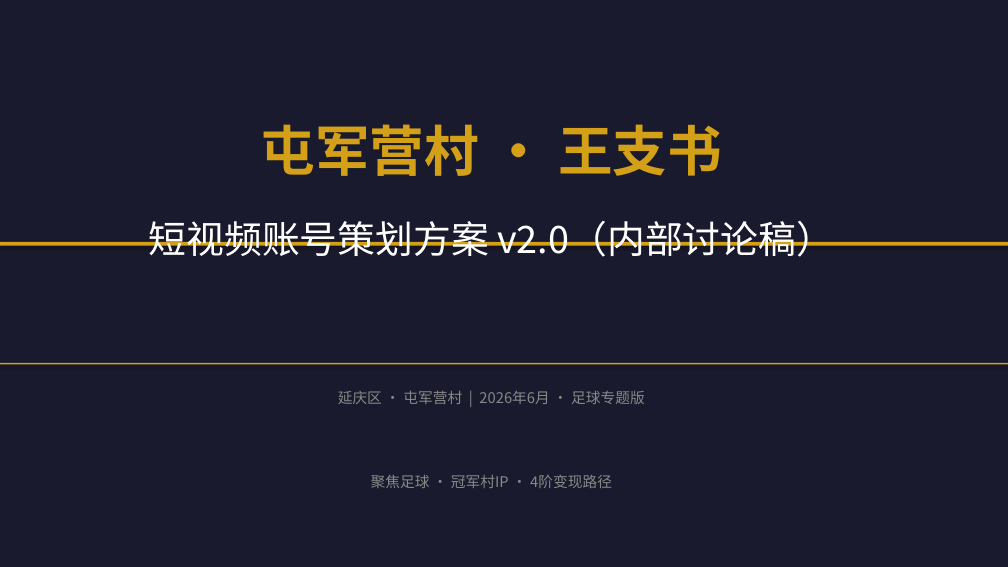
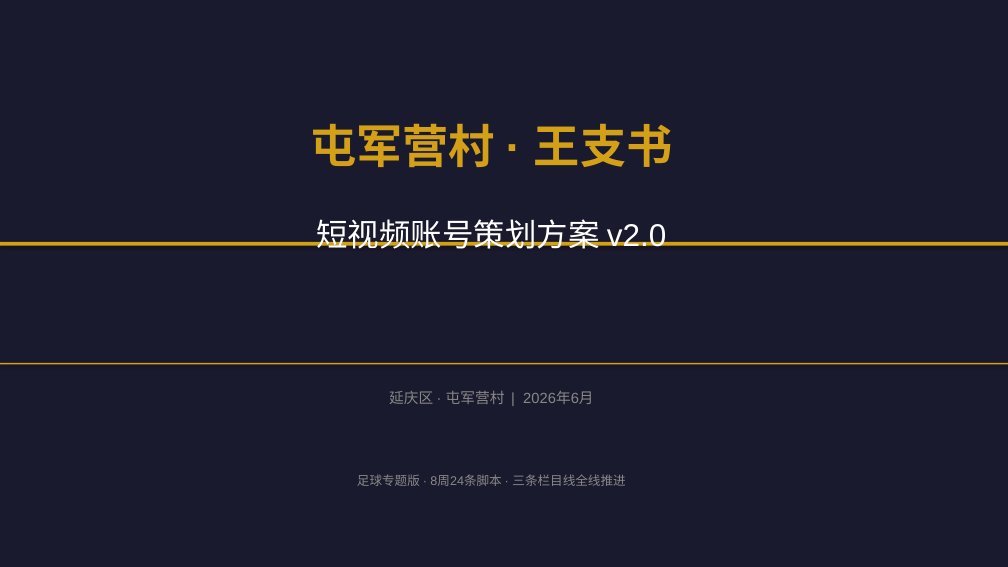
Before and after one commit to 975801846-star/workspace-outputs, a slide deck: slide 1 of tunjunying/plan_v2.pptx. Drawn at 1008x567 pixels with LibreOffice and Linux fonts; fonts in the diff are those of the drawing. Boxes give left, top, right and bottom in pixels: in the first picture for what was removed or moved away, otherwise in the second. Text is boxed around its words. In the diff, an @@ line names an element or a change of style, - is before the commit and + after.

```diff
--- a/tunjunying/plan_v2.pptx
+++ b/tunjunying/plan_v2.pptx
@@ text "屯军营村 · 王支书" at bbox=[310, 123, 673, 167]: size 52 to 44 pt, font Noto Sans CJK SC to Arial @@
@@ text at bbox=[316, 219, 666, 249]: text changed; size 36 to 30 pt; font Noto Sans CJK SC to Arial @@
-短视频账号策划方案 v2.0（内部讨论稿）
+短视频账号策划方案 v2.0
@@ text at bbox=[389, 391, 593, 404]: text changed; font Noto Sans CJK SC to Arial @@
-延庆区 · 屯军营村 | 2026年6月 · 足球专题版
+延庆区 · 屯军营村 | 2026年6月
@@ text at bbox=[357, 474, 625, 486]: text changed; size 14 to 12 pt; font Noto Sans CJK SC to Arial @@
-聚焦足球 · 冠军村IP · 4阶变现路径
+足球专题版 · 8周24条脚本 · 三条栏目线全线推进
```
Also in this commit, not shown: 26 other slides changed, 1 slide added, 1 slide removed, 1 other file.
